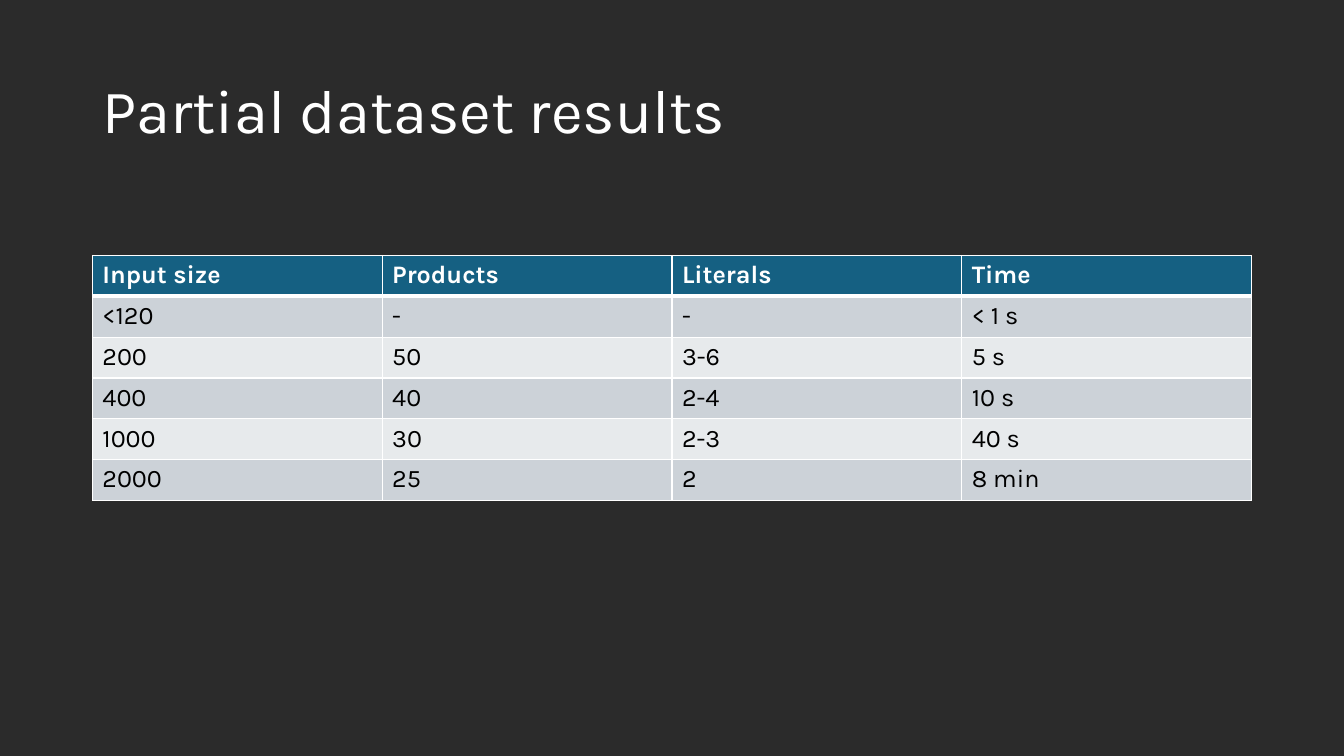
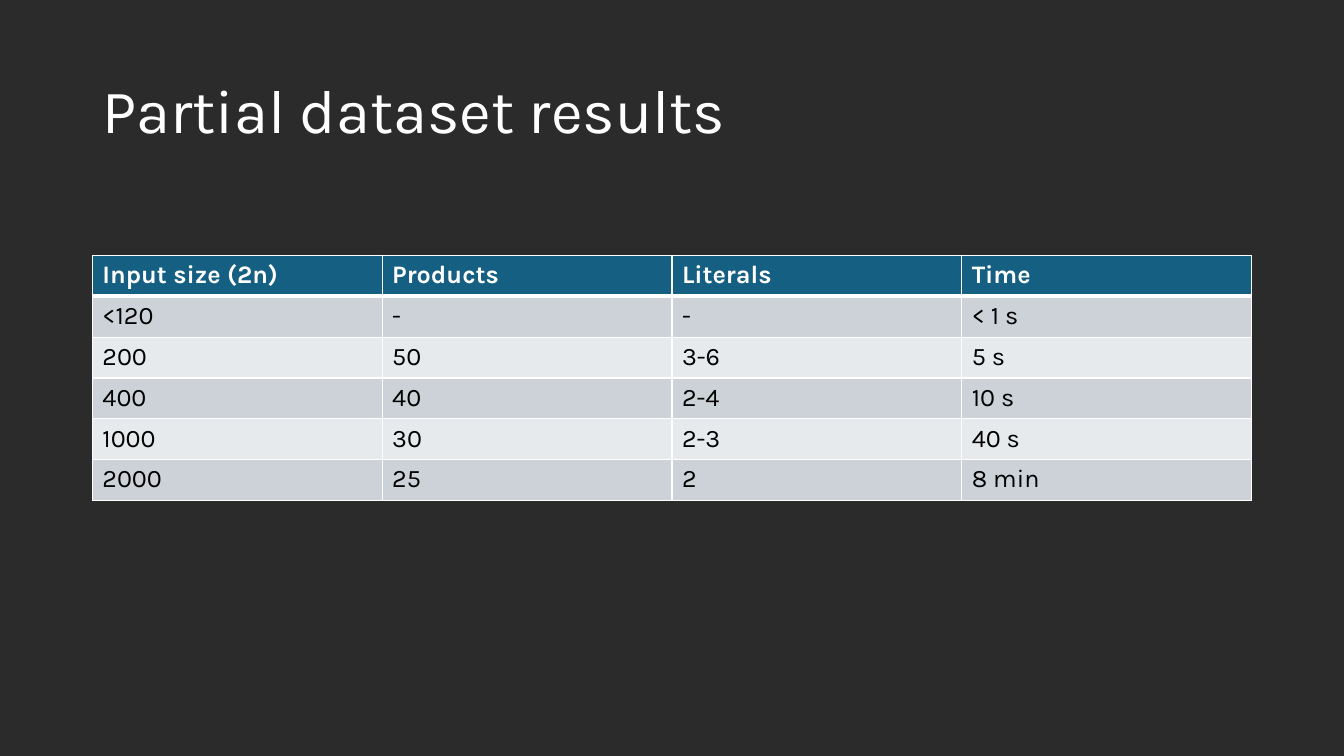
Before and after one commit to us-ja/GWAS_Internship_2025, a slide deck: slide 19 of Presentation/End_of_internship.pptx. Drawn at 1344x756 pixels with LibreOffice and Linux fonts; fonts in the diff are those of the drawing; background and template pictures are left out; a plain dark background stands for a picture behind light text. Boxes give left, top, right and bottom in pixels: in the first picture for what was removed or moved away, otherwise in the second. Text is boxed around its words. In the diff, an @@ line names an element or a change of style, - is before the commit and + after.

```diff
--- a/Presentation/End_of_internship.pptx
+++ b/Presentation/End_of_internship.pptx
@@ table at [93, 255, 1254, 500] @@
-row 1, column 1: Input size
+row 1, column 1: Input size (2n)
```
Also in this commit, not shown: 2 other slides changed, 1 slide added.
